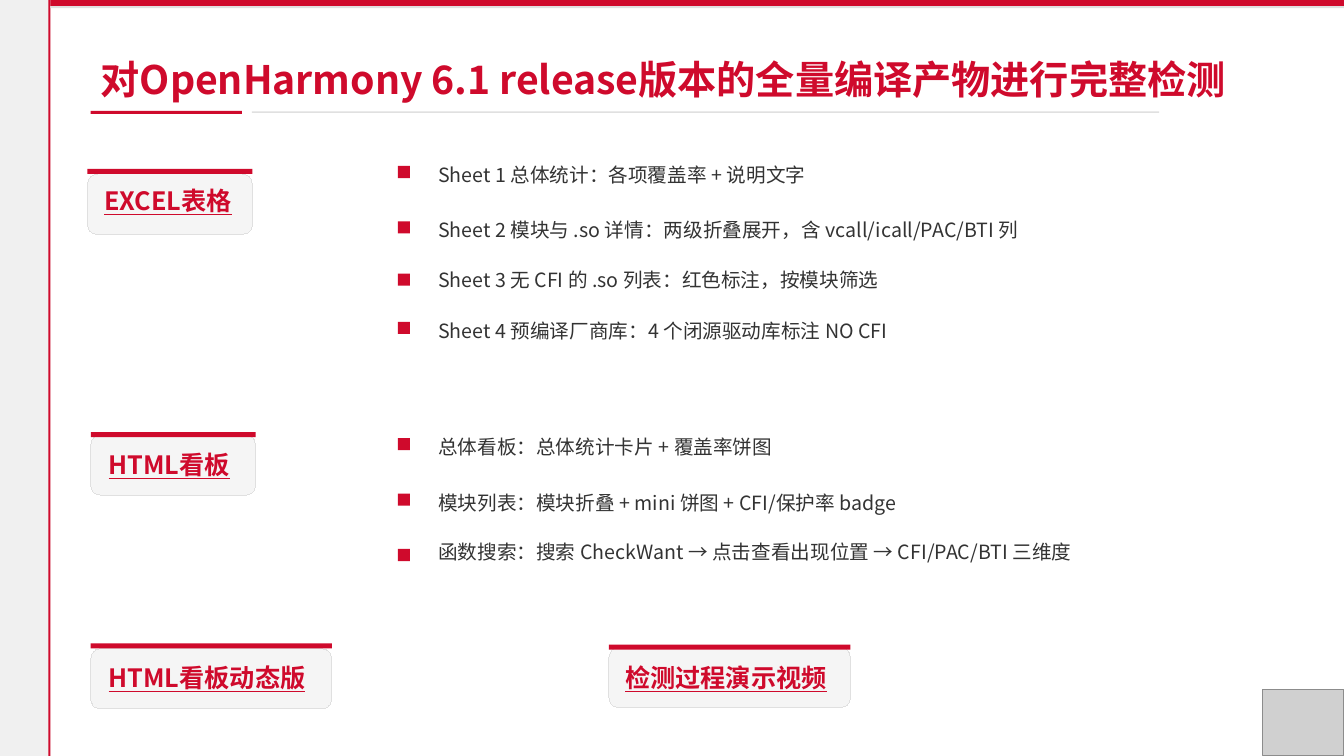
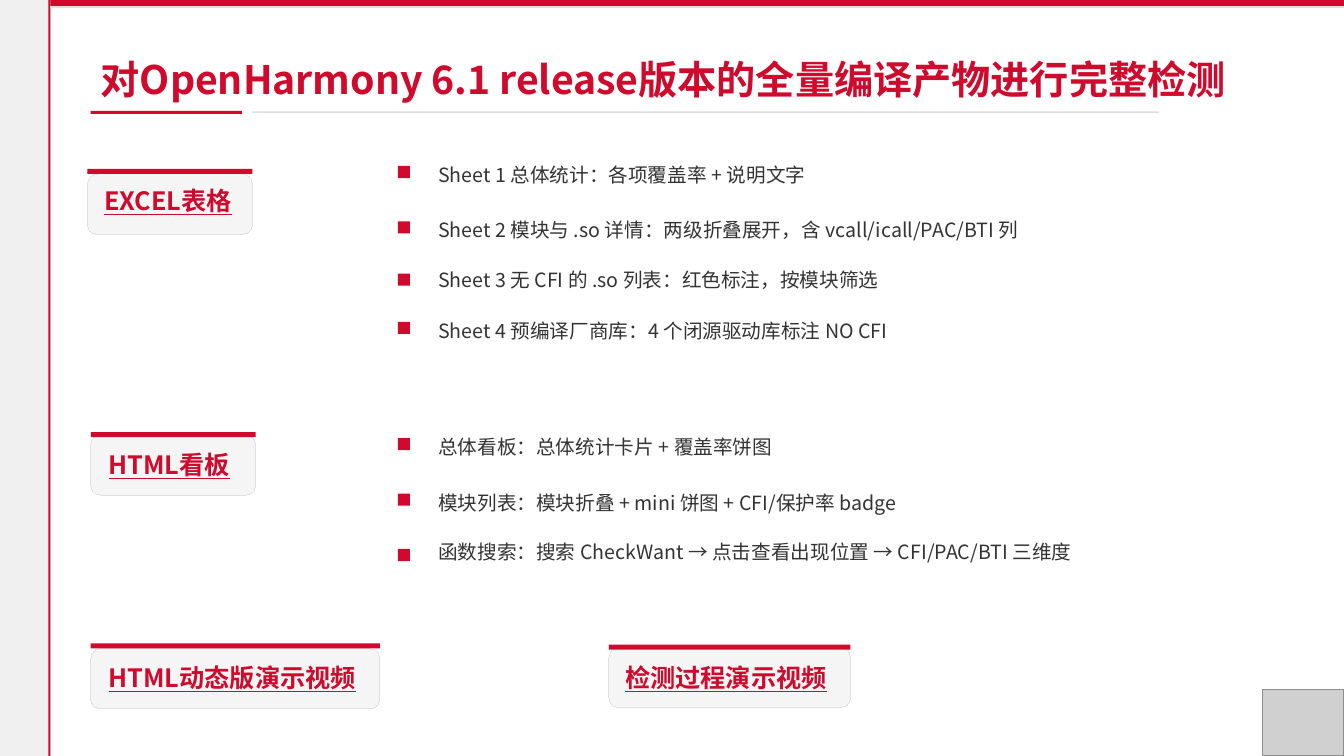
Before and after one commit to lzd0113/cfi-detection-agent, a slide deck: slide 12 of 答辩材料/CFI_Agent_presentation.pptx. Drawn at 1344x756 pixels with LibreOffice and Linux fonts; fonts in the diff are those of the drawing; grey boxes stand for pictures. Boxes give left, top, right and bottom in pixels: in the first picture for what was removed or moved away, otherwise in the second. Text is boxed around its words. In the diff, an @@ line names an element or a change of style, - is before the commit and + after.

Commit message:
更新答辩材料（PPT 更新）

```diff
--- a/答辩材料/CFI_Agent_presentation.pptx
+++ b/答辩材料/CFI_Agent_presentation.pptx
@@ rounded rectangle: place and size @@
-rounded rectangle at (91, 648, 332, 709)
+rounded rectangle at (91, 648, 380, 709)
@@ rectangle: place and size @@
-rectangle at (91, 643, 332, 648)
+rectangle at (91, 643, 380, 648)
@@ text at (109, 665, 356, 692): text changed @@
-HTML看板动态版
+HTML动态版演示视频
```
Also in this commit, not shown: 1 other file.
